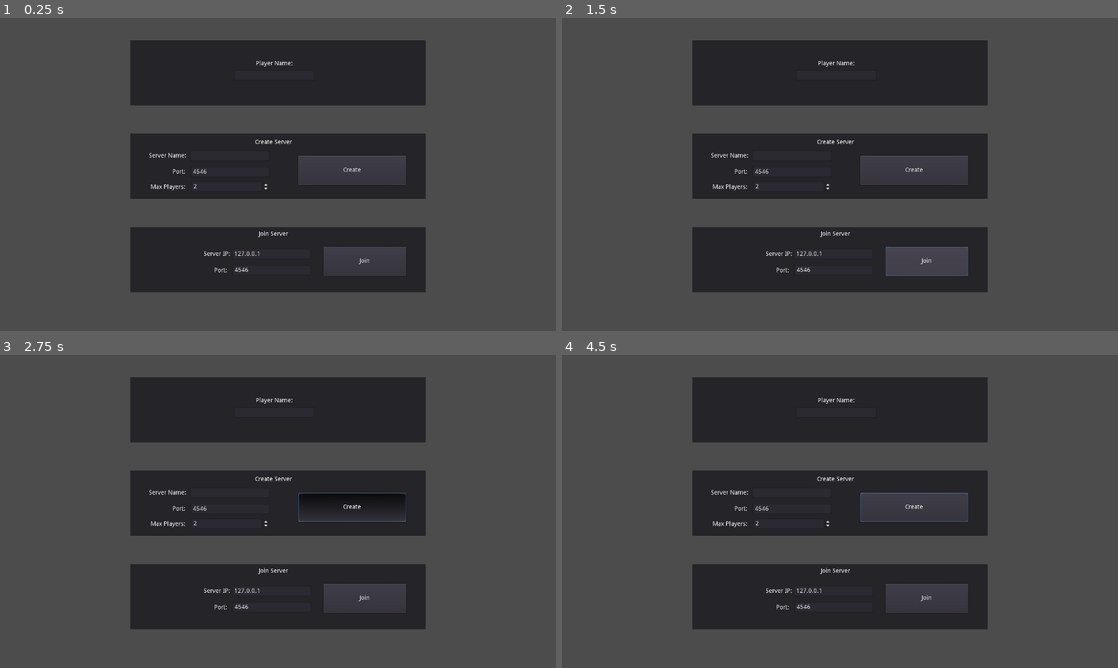
Above: before the commit, frames 1-4 (two rows, left to right).
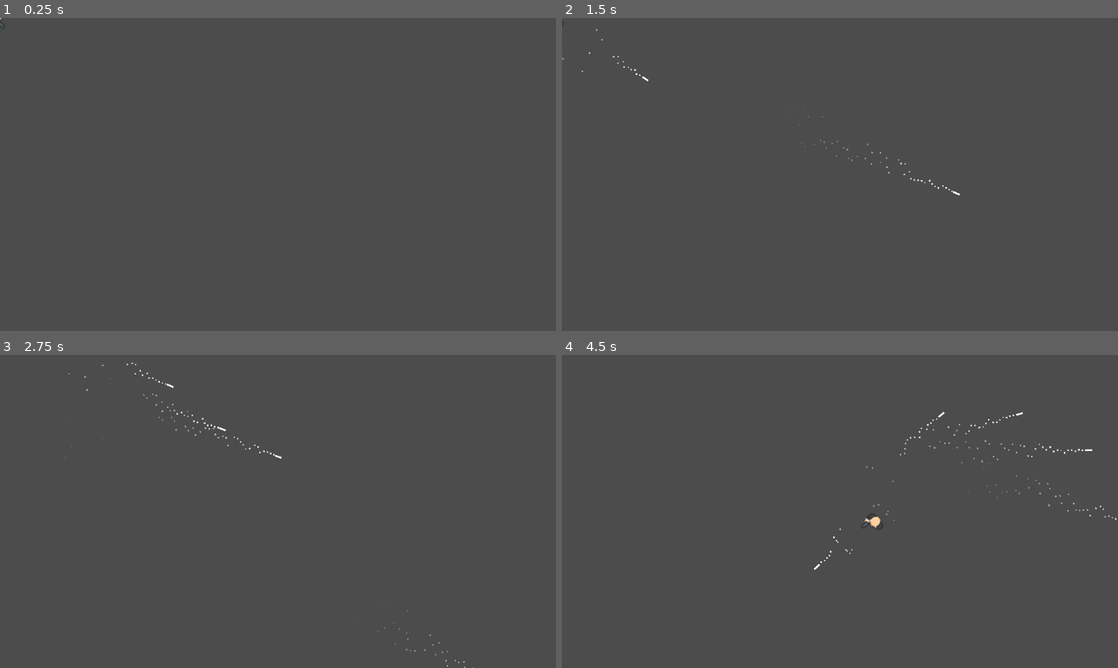
Above: after the commit, the same moments.

Repository: Talamander/bullet-time-fighting
Game: Godot game, scene res://World/Arena.tscn
Same seed, same stepped clock (60 frames per second), same inputs: the game is played once before the commit and once after it. Before the commit the project starts from res://Menu/MainMenu.tscn.
Inputs (mouse positions are in pixels of both pictures, inside the frame that each line leads up to):
- Up to frame 1 (0.25 s): no input
- Up to frame 2 (1.5 s): click (912, 171) at 0.5 s, where only the run before the commit has a clickable "Create"; click (928, 262) at 1.25 s, where only the run before the commit has a clickable "Join"
- Up to frame 3 (2.75 s): move the mouse to (400, 495) at 2.02 s; press the mouse at (400, 495) at 2.03 s; hold Right (ui_right) from 2.03 s (still down); tap Ctrl (bullet_time) at 2.1 s
- Up to frame 4 (4.5 s): move the mouse to (728, 527) at 2.77 s; release Right (ui_right) at 2.78 s; release the mouse at (728, 527) at 2.78 s; hold Down (ui_down) 2.78-3.53 s; click (728, 527) at 2.85 s; tap Ctrl (bullet_time) at 3.05, 3.6 s; move the mouse to (895, 442) at 3.52 s; press the mouse at (895, 442) at 3.53 s; hold Right (ui_right) 3.53-4.28 s; move the mouse to (812, 574) at 4.27 s; release the mouse at (812, 574) at 4.28 s; hold Up (ui_up) from 4.28 s (still down); click (812, 574) at 4.35 s

The runs differ from the first frame. In frame 1, 30% of the frame differs, in the area x 0-77%, y 0-88%; in frame 2, 30%; in frame 3, 32%, in the area x 12-86%, y 2-100%; in frame 4, 30%.

Commit message:
Removed Multiplayer

Diff:
--- a/Effects/BloodParticle.tscn
+++ /dev/null
@@ -1,61 +0,0 @@
-[gd_scene load_steps=5 format=2]
-
-[sub_resource type="Gradient" id=1]
-colors = PoolColorArray( 0.992188, 0.193787, 0.193787, 1, 1, 0, 0, 1 )
-
-[sub_resource type="GradientTexture" id=2]
-gradient = SubResource( 1 )
-width = 1
-
-[sub_resource type="RectangleShape2D" id=3]
-extents = Vector2( 2, 2 )
-
-[sub_resource type="Animation" id=4]
-resource_name = "Lifetime"
-length = 4.0
-tracks/0/type = "bezier"
-tracks/0/path = NodePath("Sprite:modulate:a")
-tracks/0/interp = 1
-tracks/0/loop_wrap = true
-tracks/0/imported = false
-tracks/0/enabled = true
-tracks/0/keys = {
-"points": PoolRealArray( 1, -0.25, 0, 0.25, 0, 1, -0.25, 0, 0.25, 0, 0, -0.25, 0, 0.25, 0 ),
-"times": PoolRealArray( 0, 2.3, 3.8 )
-}
-tracks/1/type = "method"
-tracks/1/path = NodePath(".")
-tracks/1/interp = 1
-tracks/1/loop_wrap = true
-tracks/1/imported = false
-tracks/1/enabled = true
-tracks/1/keys = {
-"times": PoolRealArray( 3.9 ),
-"transitions": PoolRealArray( 1 ),
-"values": [ {
-"args": [  ],
-"method": "queue_free"
-} ]
-}
-
-[node name="BloodParticle" type="RigidBody2D"]
-show_behind_parent = true
-z_index = -2
-collision_layer = 0
-collision_mask = 0
-mass = 62.36
-gravity_scale = 0.0
-
-[node name="Sprite" type="Sprite" parent="."]
-modulate = Color( 1, 1, 1, 0 )
-position = Vector2( -7.45058e-08, -5.96046e-08 )
-scale = Vector2( 4, 4 )
-texture = SubResource( 2 )
-
-[node name="CollisionShape2D" type="CollisionShape2D" parent="."]
-visible = false
-shape = SubResource( 3 )
-
-[node name="AnimationPlayer" type="AnimationPlayer" parent="."]
-autoplay = "Lifetime"
-anims/Lifetime = SubResource( 4 )
--- a/Effects/BloodSpatterComponent.gd
+++ /dev/null
@@ -1,34 +0,0 @@
-extends Node2D
-
-
-export var BloodParticleScene : PackedScene
-export var BloodParticleNumber := 15
-export var RandomVelocity := 400
-
-const BloodSplatterSignalName := "OnDeath"
-
-var rand = RandomNumberGenerator.new()
-
-func _ready():
-	for parentSignal in get_parent().get_signal_list():
-		if (parentSignal["name"] == BloodSplatterSignalName):
-			get_parent().connect(BloodSplatterSignalName, self, "on_parent_death")
-	rand.randomize()
-
-func on_parent_death(parent : Node):
-	splatter()
-
-func splatter(particles_to_spawn := -1):
-	if (particles_to_spawn <= 0):
-		particles_to_spawn = BloodParticleNumber
-
-	var spawnedParticle : RigidBody2D
-
-	for i in range(particles_to_spawn):
-		spawnedParticle = BloodParticleScene.instance()
-
-		get_tree().root.add_child(spawnedParticle)
-
-		spawnedParticle.global_position = global_position
-
-		spawnedParticle.linear_velocity = Vector2(rand.randf_range(-RandomVelocity,RandomVelocity), rand.randf_range(-RandomVelocity,RandomVelocity))
--- a/Effects/BloodSpatterComponent.tscn
+++ /dev/null
@@ -1,9 +0,0 @@
-[gd_scene load_steps=3 format=2]
-
-[ext_resource path="res://Effects/BloodSpatterComponent.gd" type="Script" id=1]
-[ext_resource path="res://Effects/BloodParticle.tscn" type="PackedScene" id=2]
-
-[node name="BloodSpatterComponent" type="Node2D"]
-show_behind_parent = true
-script = ExtResource( 1 )
-BloodParticleScene = ExtResource( 2 )
--- a/Effects/MuzzleFlash.gd
+++ b/Effects/MuzzleFlash.gd
@@ -2,13 +2,7 @@
 
 func _ready():
 	$Particles2D.emitting = true
-	set_as_toplevel(true)
 
-func _process(delta):
-	if Global.bullet_time == true:
-		$Particles2D.speed_scale = .5
-	if Global.bullet_time == false:
-		$Particles2D.speed_scale = 1
 
 func _on_decayTimer_timeout():
 	queue_free()
--- a/Menu/MainMenu.gd
+++ /dev/null
@@ -1,40 +0,0 @@
-extends CanvasLayer
-
-
-func _ready():
-	Network.connect("server_created", self, "_on_ready_to_play")
-	Network.connect("join_success", self, "_on_ready_to_play")
-	Network.connect("join_fail", self, "_on_join_fail")
-
-
-func _on_btCreate_pressed():
-	# Properly set the local player information
-	set_player_info()
-
-	# Gather values from the GUI and fill the network.server_info dictionary
-	if (!$VBoxContainer/PanelHost/txtServerName.text.empty()):
-		Network.server_info.name = $VBoxContainer/PanelHost/txtServerName.text
-	Network.server_info.max_players = int($VBoxContainer/PanelHost/txtMaxPlayers.value)
-	Network.server_info.used_port = int($VBoxContainer/PanelHost/txtServerPort.text)
-
-	# And create the server, using the function previously added into the code
-	Network.create_server()
-
-func _on_btJoin_pressed():
-	# Properly set the local player information
-	set_player_info()
-
-	var port = int($VBoxContainer/PanelJoin/txtJoinPort.text)
-	var ip = $VBoxContainer/PanelJoin/txtJoinIP.text
-	Network.join_server(ip, port)
-
-
-func _on_ready_to_play():
-	get_tree().change_scene("res://World/Arena.tscn")
-
-func _on_join_fail():
-	print("Failed to join server")
-
-func set_player_info():
-	if (!$VBoxContainer/PanelPlayer/txtPlayerName.text.empty()):
-		Global.player_info.name = $VBoxContainer/PanelPlayer/txtPlayerName.text
--- a/Menu/MainMenu.tscn
+++ /dev/null
@@ -1,212 +0,0 @@
-[gd_scene load_steps=2 format=2]
-
-[ext_resource path="res://Menu/MainMenu.gd" type="Script" id=1]
-
-[node name="MainMenu" type="CanvasLayer"]
-script = ExtResource( 1 )
-
-[node name="VBoxContainer" type="VBoxContainer" parent="."]
-anchor_right = 1.0
-anchor_bottom = 1.0
-margin_left = 300.0
-margin_top = 12.0
-margin_right = -300.0
-margin_bottom = -49.0
-custom_constants/separation = 65
-alignment = 1
-__meta__ = {
-"_edit_use_anchors_": false
-}
-
-[node name="PanelPlayer" type="Panel" parent="VBoxContainer"]
-margin_top = 39.0
-margin_right = 680.0
-margin_bottom = 189.0
-rect_min_size = Vector2( 0, 150 )
-__meta__ = {
-"_edit_use_anchors_": false
-}
-
-[node name="Label" type="Label" parent="VBoxContainer/PanelPlayer"]
-margin_left = 238.586
-margin_top = 47.0294
-margin_right = 424.586
-margin_bottom = 61.0294
-text = "Player Name:"
-align = 1
-valign = 1
-__meta__ = {
-"_edit_use_anchors_": false
-}
-
-[node name="txtPlayerName" type="LineEdit" parent="VBoxContainer/PanelPlayer"]
-margin_left = 239.345
-margin_top = 69.104
-margin_right = 424.345
-margin_bottom = 93.104
-align = 1
-__meta__ = {
-"_edit_use_anchors_": false
-}
-
-[node name="PanelHost" type="Panel" parent="VBoxContainer"]
-margin_top = 254.0
-margin_right = 680.0
-margin_bottom = 404.0
-rect_min_size = Vector2( 0, 150 )
-__meta__ = {
-"_edit_use_anchors_": false
-}
-
-[node name="txtServerName" type="LineEdit" parent="VBoxContainer/PanelHost"]
-margin_left = 138.0
-margin_top = 39.0
-margin_right = 320.0
-margin_bottom = 63.0
-__meta__ = {
-"_edit_use_anchors_": false
-}
-
-[node name="txtServerPort" type="LineEdit" parent="VBoxContainer/PanelHost"]
-margin_left = 139.0
-margin_top = 76.0
-margin_right = 320.0
-margin_bottom = 100.0
-text = "4546"
-__meta__ = {
-"_edit_use_anchors_": false
-}
-
-[node name="txtMaxPlayers" type="SpinBox" parent="VBoxContainer/PanelHost"]
-margin_left = 140.0
-margin_top = 110.0
-margin_right = 320.0
-margin_bottom = 134.0
-min_value = 2.0
-max_value = 2.0
-value = 2.0
-__meta__ = {
-"_edit_use_anchors_": false
-}
-
-[node name="Label" type="Label" parent="VBoxContainer/PanelHost"]
-margin_left = 43.0
-margin_top = 44.0
-margin_right = 129.0
-margin_bottom = 58.0
-text = "Server Name:"
-__meta__ = {
-"_edit_use_anchors_": false
-}
-
-[node name="Label2" type="Label" parent="VBoxContainer/PanelHost"]
-margin_left = 97.0
-margin_top = 81.0
-margin_right = 128.0
-margin_bottom = 95.0
-text = "Port:"
-__meta__ = {
-"_edit_use_anchors_": false
-}
-
-[node name="Label3" type="Label" parent="VBoxContainer/PanelHost"]
-margin_left = 47.0
-margin_top = 116.0
-margin_right = 127.0
-margin_bottom = 130.0
-text = "Max Players:"
-__meta__ = {
-"_edit_use_anchors_": false
-}
-
-[node name="Label4" type="Label" parent="VBoxContainer/PanelHost"]
-margin_left = 287.0
-margin_top = 13.0
-margin_right = 372.0
-margin_bottom = 27.0
-text = "Create Server"
-__meta__ = {
-"_edit_use_anchors_": false
-}
-
-[node name="btCreate" type="Button" parent="VBoxContainer/PanelHost"]
-margin_left = 387.0
-margin_top = 51.0
-margin_right = 635.0
-margin_bottom = 118.0
-text = "Create"
-__meta__ = {
-"_edit_use_anchors_": false
-}
-
-[node name="PanelJoin" type="Panel" parent="VBoxContainer"]
-margin_top = 469.0
-margin_right = 680.0
-margin_bottom = 619.0
-rect_min_size = Vector2( 0, 150 )
-__meta__ = {
-"_edit_use_anchors_": false
-}
-
-[node name="Label5" type="Label" parent="VBoxContainer/PanelJoin"]
-margin_left = 169.0
-margin_top = 55.0
-margin_right = 230.0
-margin_bottom = 69.0
-text = "Server IP:"
-__meta__ = {
-"_edit_use_anchors_": false
-}
-
-[node name="Label6" type="Label" parent="VBoxContainer/PanelJoin"]
-margin_left = 193.0
-margin_top = 93.0
-margin_right = 224.0
-margin_bottom = 107.0
-text = "Port:"
-__meta__ = {
-"_edit_use_anchors_": false
-}
-
-[node name="Label8" type="Label" parent="VBoxContainer/PanelJoin"]
-margin_left = 287.0
-margin_top = 9.0
-margin_right = 372.0
-margin_bottom = 23.0
-text = "Join Server"
-align = 1
-__meta__ = {
-"_edit_use_anchors_": false
-}
-
-[node name="txtJoinIP" type="LineEdit" parent="VBoxContainer/PanelJoin"]
-margin_left = 234.0
-margin_top = 50.0
-margin_right = 416.0
-margin_bottom = 74.0
-text = "127.0.0.1"
-__meta__ = {
-"_edit_use_anchors_": false
-}
-
-[node name="txtJoinPort" type="LineEdit" parent="VBoxContainer/PanelJoin"]
-margin_left = 235.0
-margin_top = 87.0
-margin_right = 416.0
-margin_bottom = 111.0
-text = "4546"
-__meta__ = {
-"_edit_use_anchors_": false
-}
-
-[node name="btJoin" type="Button" parent="VBoxContainer/PanelJoin"]
-margin_left = 445.0
-margin_top = 45.0
-margin_right = 635.0
-margin_bottom = 112.0
-text = "Join"
-__meta__ = {
-"_edit_use_anchors_": false
-}
-[connection signal="pressed" from="VBoxContainer/PanelHost/btCreate" to="." method="_on_btCreate_pressed"]
-[connection signal="pressed" from="VBoxContainer/PanelJoin/btJoin" to="." method="_on_btJoin_pressed"]
--- a/Network/network.gd
+++ /dev/null
@@ -1,115 +0,0 @@
-extends Node
-
-var server_info = {
-	name = "Server",      # Holds the name of the server
-	max_players = 0,      # Maximum allowed connections
-	used_port = 0         # Listening port
-}
-
-var players = {}
-
-signal server_created                          # when server is successfully created
-signal join_success                            # When the peer successfully joins a server
-signal join_fail                               # Failed to join a server
-signal player_list_changed                     # List of players has been changed
-signal player_removed(pinfo)                   # A player has been removed from the list
-
-
-func _ready():
-	get_tree().connect("network_peer_connected", self, "_on_player_connected")
-	get_tree().connect("network_peer_disconnected", self, "_on_player_disconnected")
-	get_tree().connect("connected_to_server", self, "_on_connected_to_server")
-	get_tree().connect("connection_failed", self, "_on_connection_failed")
-	get_tree().connect("server_disconnected", self, "_on_disconnected_from_server")
-
-
-func create_server():
-	# Initialize the networking system
-	var net = NetworkedMultiplayerENet.new()
-
-	# Try to create the server
-	if (net.create_server(server_info.used_port, server_info.max_players) != OK):
-		print("Failed to create server")
-		return
-
-	# Assign it into the tree
-	get_tree().set_network_peer(net)
-	emit_signal("server_created")
-	# Register the server's player in the local player list
-	register_player(Global.player_info)
-
-func join_server(ip, port):
-	var net = NetworkedMultiplayerENet.new()
-
-	if (net.create_client(ip, port) != OK):
-		print("Failed to create client")
-		emit_signal("join_fail")
-		return
-
-	get_tree().set_network_peer(net)
-
-remote func register_player(pinfo):
-	if (get_tree().is_network_server()):
-		# We are on the server, so distribute the player list information throughout the connected players
-		for id in players:
-			# Send currently iterated player info to the new player
-			rpc_id(pinfo.net_id, "register_player", players[id])
-			# Send new player info to currently iterated player, skipping the server (which will get the info shortly)
-			if (id != 1):
-				rpc_id(id, "register_player", pinfo)
-
-	# Now to code that will be executed regardless of being on client or server
-	print("Registering player ", pinfo.name, " (", pinfo.net_id, ") to internal player table")
-	players[pinfo.net_id] = pinfo          # Create the player entry in the dictionary
-	emit_signal("player_list_changed")     # And notify that the player list has been changed
-
-remote func unregister_player(id):
-	print("Removing player ", players[id].name, " from internal table")
-	# Cache the player info because it's still necessary for some upkeeping
-	var pinfo = players[id]
-	# Remove the player from the list
-	players.erase(id)
-	# And notify the list has been changed
-	emit_signal("player_list_changed")
-	# Emit the signal that is meant to be intercepted only by the server
-	emit_signal("player_removed", pinfo)
-
-# Everyone gets notified whenever a new client joins the server
-func _on_player_connected(id):
-	pass
-
-
-# Everyone gets notified whenever someone disconnects from the server
-func _on_player_disconnected(id):
-	print("Player ", players[id].name, " disconnected from server")
-	# Update the player tables
-	if (get_tree().is_network_server()):
-		# Unregister the player from the server's list
-		unregister_player(id)
-		# Then on all remaining peers
-		rpc("unregister_player", id)
-
-# Peer trying to connect to server is notified on success
-func _on_connected_to_server():
-	emit_signal("join_success")
-	# Update the player_info dictionary with the obtained unique network ID
-	Global.player_info.net_id = get_tree().get_network_unique_id()
-	# Request the server to register this new player across all connected players
-	rpc_id(1, "register_player", Global.player_info)
-	# And register itself on the local list
-	register_player(Global.player_info)
-
-
-# Peer trying to connect to server is notified on failure
-func _on_connection_failed():
-	emit_signal("join_fail")
-	get_tree().set_network_peer(null)
-
-
-# Peer is notified when disconnected from server
-func _on_disconnected_from_server():
-	print("Disconnected from server")
-	# Clear the internal player list
-	players.clear()
-	# Reset the player info network ID
-	Global.player_info.net_id = 1
--- a/Parent Classes/Projectile.gd
+++ b/Parent Classes/Projectile.gd
@@ -1,28 +1,12 @@
-extends Area2D
-
-puppet var puppet_motion = Vector2.ZERO
+extends KinematicBody2D
 
 var velocity = Vector2.ZERO
-var speed = 1500
-
-func _ready():
-	set_as_toplevel(true)
-
+export(int) var speed = 1000
 
 func _process(delta):
-	if Global.bullet_time == true:
-		speed = 500
-		$Particles2D.speed_scale = .5
-	else:
-		speed = 1500
-		$Particles2D.speed_scale = 1
-	position += velocity * delta * speed
+	position += velocity * delta
 
 
 
 func _on_decayTimer_timeout():
-	pass#queue_free()
-
-
-func _on_VisibilityNotifier2D_screen_exited():
-	pass#queue_free()
+	queue_free()
--- a/Parent Classes/Projectile.tscn
+++ b/Parent Classes/Projectile.tscn
@@ -2,7 +2,7 @@
 
 [ext_resource path="res://Parent Classes/Projectile.gd" type="Script" id=1]
 
-[node name="Projectile" type="Area2D" groups=[
+[node name="Projectile" type="KinematicBody2D" groups=[
 "time_scale_objects",
 ]]
 script = ExtResource( 1 )
@@ -18,7 +18,4 @@
 autostart = true
 
 [node name="Particles2D" type="Particles2D" parent="."]
-
-[node name="VisibilityNotifier2D" type="VisibilityNotifier2D" parent="."]
 [connection signal="timeout" from="Timers/decayTimer" to="." method="_on_decayTimer_timeout"]
-[connection signal="screen_exited" from="VisibilityNotifier2D" to="." method="_on_VisibilityNotifier2D_screen_exited"]
--- a/Player/Player.gd
+++ b/Player/Player.gd
@@ -6,39 +6,24 @@
 onready var muzzle = $Muzzle
 
 #Movement Variables
-var speed = 500
+var speed = 600
 var acceleration = 4000
 var motion = Vector2.ZERO
-puppet var puppet_motion = Vector2.ZERO
-puppet var puppet_rotation = global_rotation
 
-#Gun variables
-onready var fireRate = $Timers/fireRate
 var canFire = true
 
+func _physics_process(delta):
+	look_rotation()
+	var input_vector = get_input_vector()
+	#Vector2.ZERO is true when no move key is being pressed
+	if input_vector == Vector2.ZERO:
+		apply_friction(acceleration * delta)
+	else:
+		calc_movement(input_vector * acceleration * delta)
+	motion = move_and_slide(motion)
 
-func _physics_process(delta):
-	if is_network_master():
-		look_rotation()
-
-		var input_vector = get_input_vector()
-		#Vector2.ZERO is true when no move key is being pressed
-		if input_vector == Vector2.ZERO:
-			apply_friction(acceleration * delta)
-		else:
-			calc_movement(input_vector * acceleration * delta)
-		motion = move_and_slide(motion)
-
-		rset("puppet_motion", position)
-		rset("puppet_rotation", global_rotation)
-
-		if Input.is_action_pressed("fire") and canFire == true:
-			rpc('fire_bullet')
-
-	else:
-		global_rotation = puppet_rotation
-		position = puppet_motion
 	bullet_time()
+	fire_bullet()
 
 
 func get_input_vector():
@@ -58,10 +43,7 @@
 func calc_movement(value):
 	#Uses the acceleration to ramp up to the speed, so it's not instantaneous
 	motion += value
-	if Global.bullet_time == true:
-		motion = motion.clamped(speed/2)
-	else:
-		motion = motion.clamped(speed)
+	motion = motion.clamped(speed)
 
 func look_rotation():
 	#Gets the mouse location and sets the player rotation to match
@@ -70,24 +52,23 @@
 
 func bullet_time():
 	if Input.is_action_just_pressed("bullet_time"):
-		Global.bullet_time = true
+		Engine.time_scale = .5
 	if Input.is_action_just_released("bullet_time"):
-		Global.bullet_time = false
+		Engine.time_scale = 1
 
-sync func fire_bullet():
-	canFire = false
-	fireRate.start()
-	var bullet = playerBullet.instance()
-	add_child(bullet)
-	bullet.global_position = muzzle.global_position
-	bullet.velocity = Vector2.RIGHT.rotated(self.rotation)
-	bullet.set_rotation(global_rotation)
-	motion -= bullet.velocity * 25
+func fire_bullet():
+	if Input.is_action_pressed("fire") and canFire == true:
+		canFire = false
+		$Timers/fireRate.start()
 
-	var muzzleflash = muzzleFlash.instance()
-	add_child(muzzleflash)
-	muzzleflash.global_position = muzzle.global_position
-	muzzleflash.set_rotation(self.rotation)
+		var bullet = Global.instance_scene_on_main(playerBullet, muzzle.global_position)
+		bullet.velocity = Vector2.RIGHT.rotated(self.rotation) * bullet.speed
+		bullet.set_rotation(global_rotation)
+
+		var flash = Global.instance_scene_on_main(muzzleFlash, muzzle.global_position)
+		flash.set_rotation(global_rotation)
+
+		motion -= bullet.velocity * .2
 
 
 func _on_fireRate_timeout():
--- a/Singletons/Global.gd
+++ b/Singletons/Global.gd
@@ -1,9 +1,9 @@
 extends Node
 
-var bullet_time = false
-
-var player_info = {
-	name = "Player",                   # How this player will be shown within the GUI
-	net_id = 1,                        # By default everyone receives "server ID"
-	actor_path = "res://Player/Player.tscn",  # The class used to represent the player in the game world
-}
+#Singleton for instancing scenes within a scene. ex: playerBullet
+func instance_scene_on_main(scene, position):
+	var main = get_tree().current_scene
+	var instance = scene.instance()
+	main.add_child(instance)
+	instance.global_position = position
+	return instance
--- a/World/Arena.gd
+++ b/World/Arena.gd
@@ -1,85 +1 @@
 extends Node2D
-
-func _ready():
-	# Connect event handler to the player_list_changed signal
-	Network.connect("player_list_changed", self, "_on_player_list_changed")
-	# If we are in the server, connect to the event that will deal with player despawning
-	if (get_tree().is_network_server()):
-		Network.connect("player_removed", self, "_on_player_removed")
-
-	# Update the lblLocalPlayer label widget to display the local player name
-	$HUD/PanelPlayerList/lblLocalPlayer.text = Global.player_info.name
-
-		# Spawn the players
-	if (get_tree().is_network_server()):
-		spawn_players(Global.player_info, 1)
-	else:
-		rpc_id(1, "spawn_players", Global.player_info, -1)
-
-func _on_player_list_changed():
-	# First remove all children from the boxList widget
-	for c in $HUD/PanelPlayerList/boxList.get_children():
-		c.queue_free()
-
-	# Now iterate through the player list creating a new entry into the boxList
-	for p in Network.players:
-		if (p != Global.player_info.net_id):
-			var nlabel = Label.new()
-			nlabel.text = Network.players[p].name
-			$HUD/PanelPlayerList/boxList.add_child(nlabel)
-
-# Spawns a new player actor, using the provided player_info structure and the given spawn index
-remote func spawn_players(pinfo, spawn_index):
-	# If the spawn_index is -1 then we define it based on the size of the player list
-	if (spawn_index == -1):
-		spawn_index = Network.players.size()
-
-	if (get_tree().is_network_server() && pinfo.net_id != 1):
-		# We are on the server and the requested spawn does not belong to the server
-		# Iterate through the connected players
-		var s_index = 1      # Will be used as spawn index
-		for id in Network.players:
-			# Spawn currently iterated player within the new player's scene, skipping the new player for now
-			if (id != pinfo.net_id):
-				rpc_id(pinfo.net_id, "spawn_players", Network.players[id], s_index)
-
-			# Spawn the new player within the currently iterated player as long it's not the server
-			# Because the server's list already contains the new player, that one will also get itself!
-			if (id != 1):
-				rpc_id(id, "spawn_players", pinfo, spawn_index)
-
-			s_index += 1
-
-	# Load the scene and create an instance
-	var pclass = load(pinfo.actor_path)
-	var nactor = pclass.instance()
-	# And the actor position
-	nactor.position = $SpawnPoints.get_node(str(spawn_index)).position
-	# If this actor does not belong to the server, change the node name and network master accordingly
-	if (pinfo.net_id != 1):
-		nactor.set_network_master(pinfo.net_id)
-	nactor.set_name(str(pinfo.net_id))
-	# Finally add the actor into the world
-	add_child(nactor)
-
-remote func despawn_player(pinfo):
-	if (get_tree().is_network_server()):
-		for id in Network.players:
-			# Skip disconnecte player and server from replication code
-			if (id == pinfo.net_id || id == 1):
-				continue
-
-			# Replicate despawn into currently iterated player
-			rpc_id(id, "despawn_player", pinfo)
-
-	# Try to locate the player actor
-	var player_node = get_node(str(pinfo.net_id))
-	if (!player_node):
-		print("Cannoot remove invalid node from tree")
-		return
-
-	# Mark the node for deletion
-	player_node.queue_free()
-
-func _on_player_removed(pinfo):
-	despawn_player(pinfo)
--- a/World/Arena.tscn
+++ b/World/Arena.tscn
@@ -1,43 +1,9 @@
-[gd_scene load_steps=2 format=2]
+[gd_scene load_steps=3 format=2]
 
+[ext_resource path="res://Player/Player.tscn" type="PackedScene" id=1]
 [ext_resource path="res://World/Arena.gd" type="Script" id=2]
 
 [node name="Arena" type="Node2D"]
 script = ExtResource( 2 )
 
-[node name="HUD" type="CanvasLayer" parent="."]
-
-[node name="PanelPlayerList" type="Panel" parent="HUD"]
-self_modulate = Color( 1, 1, 1, 0 )
-margin_left = 20.0
-margin_top = 20.0
-margin_right = 257.0
-margin_bottom = 152.0
-__meta__ = {
-"_edit_use_anchors_": false
-}
-
-[node name="lblLocalPlayer" type="Label" parent="HUD/PanelPlayerList"]
-margin_right = 40.0
-margin_bottom = 14.0
-text = "LocalPlayerName"
-__meta__ = {
-"_edit_use_anchors_": false
-}
-
-[node name="boxList" type="VBoxContainer" parent="HUD/PanelPlayerList"]
-margin_left = 2.0
-margin_top = 17.0
-margin_right = 109.0
-margin_bottom = 118.0
-__meta__ = {
-"_edit_use_anchors_": false
-}
-
-[node name="SpawnPoints" type="Node2D" parent="."]
-
-[node name="1" type="Position2D" parent="SpawnPoints"]
-position = Vector2( 158.089, 358.41 )
-
-[node name="2" type="Position2D" parent="SpawnPoints"]
-position = Vector2( 1148.66, 358.41 )
+[node name="Player" parent="." instance=ExtResource( 1 )]
--- a/project.godot
+++ b/project.godot
@@ -16,13 +16,12 @@
 [application]
 
 config/name="Bullet-time-fighting"
-run/main_scene="res://Menu/MainMenu.tscn"
+run/main_scene="res://World/Arena.tscn"
 config/icon="res://icon.png"
 
 [autoload]
 
 Global="*res://Singletons/Global.gd"
-Network="*res://Network/network.gd"
 
 [display]
 
Not shown: 3 places in Effects/MuzzleFlash.tscn that only renumber resources
